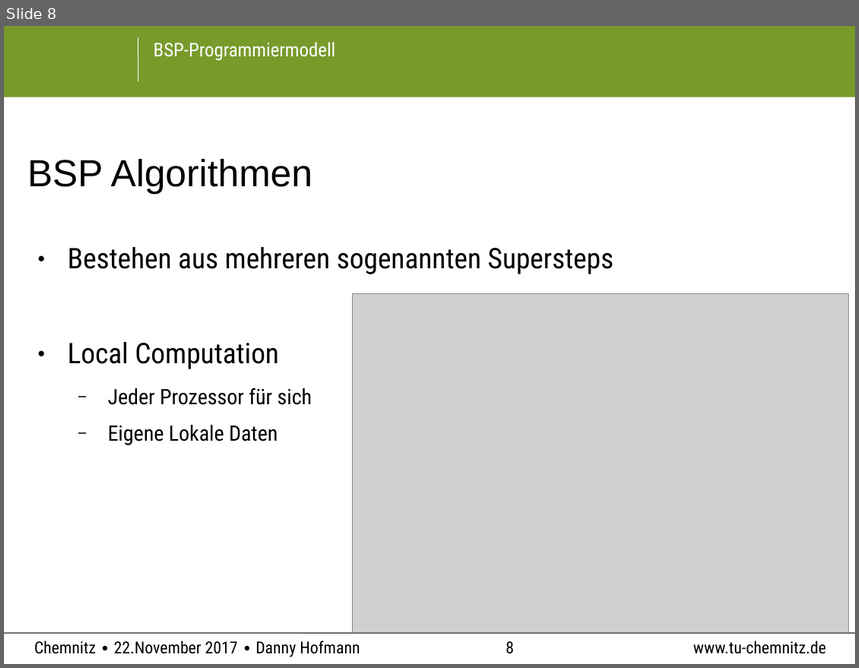
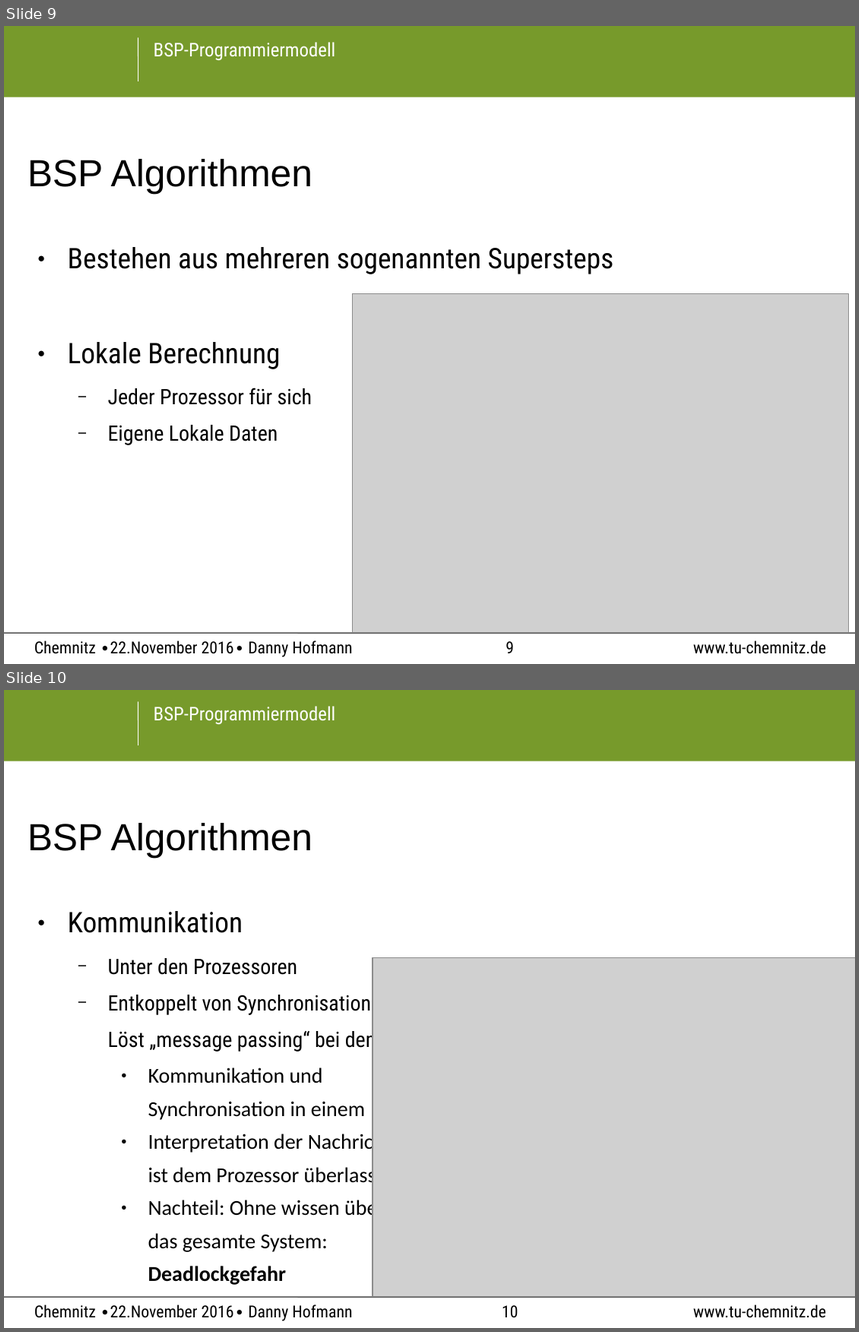
Before and after one commit to PaIIe/ComputerScienceTUC, a slide deck: BSP_Programming/BSP-Modell.odp. Shown one above the other, each under a label of ours: slide 8 before the commit, slides 9 and 10 after it. The pictures are 859x668 and 859x1332 pixels, drawn with LibreOffice and Linux fonts; fonts in the diff are those of the drawing; grey boxes stand for pictures; background and template pictures are left out. Boxes give left, top, right and bottom in pixels: in the first picture for what was removed or moved away, otherwise in the second. Text is boxed around its words. In the diff, an @@ line names an element or a change of style, - is before the commit and + after.

```diff
--- a/BSP_Programming/BSP-Modell.odp
+++ b/BSP_Programming/BSP-Modell.odp
@@ slide 10 added at (4, 690, 855, 1328), background #FFFFFF; not listed: 8 template elements that a slide beside it also shows @@
@@ title added at (28, 823, 313, 859), 32 pt, text #000000 @@
+BSP Algorithmen
@@ text added at (68, 911, 398, 1285), 18 pt, text #000000 @@
+● Kommunikation
+  − Unter den Prozessoren
+  − Entkoppelt von Synchronisation
+  Löst „message passing“ bei dem:
+    ● Kommunikation und
+    Synchronisation in einem
+    ● Interpretation der Nachricht
+    ist dem Prozessor überlassen
+    ● Nachteil: Ohne wissen über
+    das gesamte System:
+    Deadlockgefahr
@@ picture added at (373, 958, 855, 1297) @@
@@ what was slide 8 is now slide 9 @@
@@ slide 9 changed as well @@
@@ text at (68, 342, 280, 370): text changed @@
-● Local Computation
+● Lokale Berechnung
@@ text at (34, 641, 352, 658): text changed @@
-Chemnitz ∙ 22.November 2017 ∙ Danny Hofmann
+Chemnitz ∙22.November 2016∙ Danny Hofmann
@@ page number at (506, 642, 514, 654): text changed @@
-8
+9
```
Also in this commit, not shown: 14 other slides changed, 2 other slides added, 1 slide removed, 4 other files.
